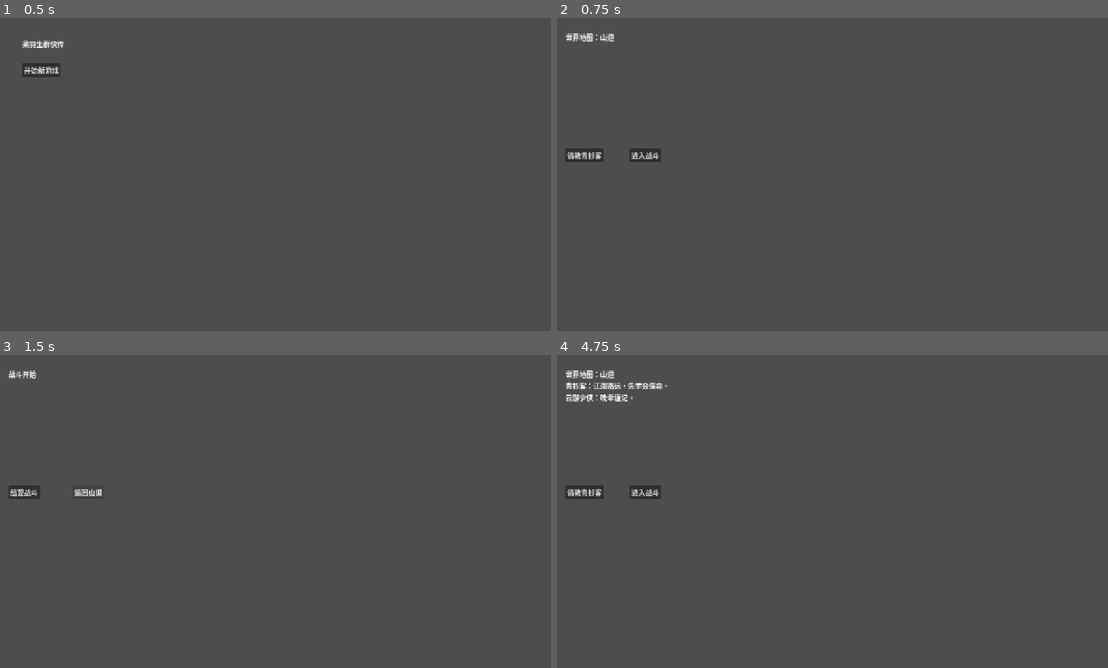
Above: before the commit, frames 1-4 (two rows, left to right).
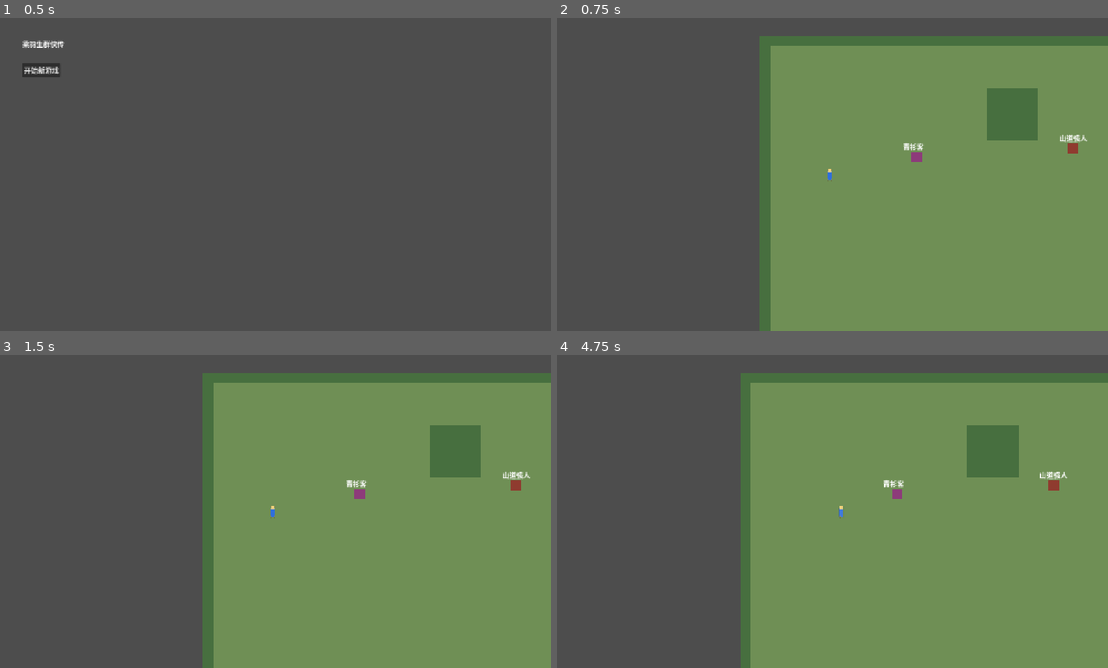
Above: after the commit, the same moments.

Repository: zhangyebo1991/liangyusheng-qunxiazhuan
Game: Godot game, scene res://scenes/boot.tscn
The game is run twice, just before and just after one commit, with the same random seed, the same clock (stepped at 60 frames per second) and the same inputs.
Inputs (mouse positions are in pixels of both pictures, inside the frame that each line leads up to):
- Up to frame 1 (0.5 s): no input
- Up to frame 2 (0.75 s): click "开始新游戏" at 0.5 s
- Up to frame 3 (1.5 s): click (88, 492) at 1.25 s, where only the run before the commit has a clickable "进入战斗"
- Up to frame 4 (4.75 s): click (579, 492) at 2 s, where only the run before the commit has a clickable "结算战斗"; click (645, 492) at 2.75 s, where only the run before the commit has a clickable "返回山道"; click (584, 492) at 3.5 s, where only the run before the commit has a clickable "请教青衫客"; tap Enter (confirm) at 4.25 s; move the mouse to (953, 495) at 4.27 s; hold D (move_right) from 4.28 s (still down); hold Enter (confirm) from 4.28 s (still down); click (953, 495) at 4.42 s; tap E (interact) at 4.55 s

Frame 1 is identical in both runs. In frame 2, 60% of the frame differs, in the area x 1-100%, y 4-100%; in frame 3, 60%; in frame 4, 64%.

Commit message:
feat: 添加山道探索场景

Diff:
--- /dev/null
+++ b/scenes/mountain_pass.tscn
@@ -0,0 +1,6 @@
+[gd_scene load_steps=2 format=3]
+
+[ext_resource type="Script" path="res://scripts/scenes/mountain_pass_screen.gd" id="1"]
+
+[node name="MountainPass" type="Node2D"]
+script = ExtResource("1")
--- /dev/null
+++ b/scripts/scenes/dialogue_box.gd
@@ -0,0 +1,59 @@
+extends CanvasLayer
+
+signal closed
+
+var panel: Panel
+var speaker_label: Label
+var text_label: Label
+var button: Button
+var lines: Array = []
+var index := 0
+
+func _ready() -> void:
+	panel = Panel.new()
+	panel.position = Vector2(120, 500)
+	panel.size = Vector2(1040, 160)
+	add_child(panel)
+
+	speaker_label = Label.new()
+	speaker_label.position = Vector2(24, 16)
+	speaker_label.size = Vector2(240, 28)
+	panel.add_child(speaker_label)
+
+	text_label = Label.new()
+	text_label.position = Vector2(24, 52)
+	text_label.size = Vector2(880, 56)
+	panel.add_child(text_label)
+
+	button = Button.new()
+	button.text = "继续"
+	button.position = Vector2(900, 104)
+	button.pressed.connect(_next_line)
+	panel.add_child(button)
+
+	hide()
+
+func open(next_lines: Array) -> void:
+	lines = next_lines
+	index = 0
+	if lines.is_empty():
+		lines = [{"speaker": "旁白", "text": "此人暂时无话可说。"}]
+	_show_line()
+	show()
+
+func _unhandled_input(event: InputEvent) -> void:
+	if visible and event.is_action_pressed("confirm"):
+		_next_line()
+
+func _show_line() -> void:
+	var line = lines[index]
+	speaker_label.text = str(line.get("speaker", ""))
+	text_label.text = str(line.get("text", ""))
+
+func _next_line() -> void:
+	index += 1
+	if index >= lines.size():
+		hide()
+		closed.emit()
+		return
+	_show_line()
--- /dev/null
+++ b/scripts/scenes/hud.gd
@@ -0,0 +1,34 @@
+extends CanvasLayer
+
+var quest_label: Label
+var prompt_label: Label
+var message_label: Label
+
+func _ready() -> void:
+	quest_label = Label.new()
+	quest_label.position = Vector2(24, 20)
+	quest_label.size = Vector2(520, 32)
+	add_child(quest_label)
+
+	prompt_label = Label.new()
+	prompt_label.position = Vector2(24, 640)
+	prompt_label.size = Vector2(520, 32)
+	add_child(prompt_label)
+
+	message_label = Label.new()
+	message_label.position = Vector2(24, 680)
+	message_label.size = Vector2(800, 32)
+	add_child(message_label)
+
+	set_quest_text("")
+	set_prompt("")
+	show_message("")
+
+func set_quest_text(text: String) -> void:
+	quest_label.text = text
+
+func set_prompt(text: String) -> void:
+	prompt_label.text = text
+
+func show_message(text: String) -> void:
+	message_label.text = text
--- a/scripts/scenes/main_menu_screen.gd
+++ b/scripts/scenes/main_menu_screen.gd
@@ -14,4 +14,4 @@
 
 func _start_new_game() -> void:
 	GameState.start_new_game()
-	SceneLoader.change_scene("res://scenes/world.tscn")
+	SceneLoader.change_scene("res://scenes/mountain_pass.tscn")
--- /dev/null
+++ b/scripts/scenes/map_interactable.gd
@@ -0,0 +1,55 @@
+extends Area2D
+
+signal clicked(interactable)
+signal player_entered(interactable)
+signal player_exited(interactable)
+
+var record: Dictionary = {}
+var label: Label
+
+func setup(next_record: Dictionary) -> void:
+	record = next_record.duplicate(true)
+	name = str(record.get("id", "MapInteractable"))
+	global_position = _read_position(record.get("position", {}))
+
+	var shape = CollisionShape2D.new()
+	var circle = CircleShape2D.new()
+	circle.radius = float(record.get("radius", 48.0))
+	shape.shape = circle
+	add_child(shape)
+
+	var visual = ColorRect.new()
+	visual.size = Vector2(24, 24)
+	visual.position = Vector2(-12, -12)
+	visual.color = Color("#8d3b7a") if record.get("type", "") == "npc" else Color("#8f3b2f")
+	add_child(visual)
+
+	label = Label.new()
+	label.text = str(record.get("name", ""))
+	label.position = Vector2(-32, -36)
+	label.size = Vector2(96, 24)
+	add_child(label)
+
+	input_event.connect(_on_input_event)
+	body_entered.connect(_on_body_entered)
+	body_exited.connect(_on_body_exited)
+
+func get_interaction_text() -> String:
+	return "按 E 与%s交互" % str(record.get("name", "此人"))
+
+func _on_input_event(_viewport: Node, event: InputEvent, _shape_idx: int) -> void:
+	if event is InputEventMouseButton and event.pressed and event.button_index == MOUSE_BUTTON_LEFT:
+		clicked.emit(self)
+
+func _on_body_entered(body: Node) -> void:
+	if body.has_method("set_current_interactable"):
+		player_entered.emit(self)
+
+func _on_body_exited(body: Node) -> void:
+	if body.has_method("set_current_interactable"):
+		player_exited.emit(self)
+
+func _read_position(value: Variant) -> Vector2:
+	if typeof(value) == TYPE_DICTIONARY:
+		return Vector2(float(value.get("x", 0.0)), float(value.get("y", 0.0)))
+	return Vector2.ZERO
--- /dev/null
+++ b/scripts/scenes/mountain_pass_screen.gd
@@ -0,0 +1,188 @@
+extends Node2D
+
+const PlayerControllerScript = preload("res://scripts/scenes/player_controller.gd")
+const MapInteractableScript = preload("res://scripts/scenes/map_interactable.gd")
+const HudScript = preload("res://scripts/scenes/hud.gd")
+const DialogueBoxScript = preload("res://scripts/scenes/dialogue_box.gd")
+const DialogueSystemScript = preload("res://scripts/systems/dialogue_system.gd")
+const MapObjectSpawnerScript = preload("res://scripts/systems/map_object_spawner.gd")
+
+var player
+var hud
+var dialogue_box
+var dialogue_system = DialogueSystemScript.new()
+var spawner = MapObjectSpawnerScript.new()
+var map_data: Dictionary = {}
+var interactables: Array = []
+
+func _ready() -> void:
+	dialogue_system.set_repository(DataRepository)
+	map_data = DataRepository.get_map("mountain_pass")
+	if map_data.is_empty():
+		push_error("无法读取山道地图配置。")
+		map_data = {"spawn_position": {"x": 160, "y": 320}, "objects": []}
+
+	_create_terrain()
+	_create_player()
+	_create_camera()
+	_create_ui()
+	_spawn_objects()
+	_update_quest_text()
+
+func _process(_delta: float) -> void:
+	_update_nearest_interactable()
+
+func _create_terrain() -> void:
+	var terrain = TileMapLayer.new()
+	terrain.name = "Terrain"
+	add_child(terrain)
+
+	var background = ColorRect.new()
+	background.color = Color("#6f8f55")
+	background.size = Vector2(1280, 720)
+	background.position = Vector2(0, 0)
+	add_child(background)
+	move_child(background, 0)
+
+	_add_obstacle(Rect2(0, 0, 1280, 24))
+	_add_obstacle(Rect2(0, 696, 1280, 24))
+	_add_obstacle(Rect2(0, 0, 24, 720))
+	_add_obstacle(Rect2(1256, 0, 24, 720))
+	_add_obstacle(Rect2(520, 120, 120, 120))
+	_add_obstacle(Rect2(900, 380, 160, 120))
+
+func _add_obstacle(rect: Rect2) -> void:
+	var body = StaticBody2D.new()
+	body.position = rect.position
+	var shape = CollisionShape2D.new()
+	var rectangle = RectangleShape2D.new()
+	rectangle.size = rect.size
+	shape.shape = rectangle
+	shape.position = rect.size / 2.0
+	body.add_child(shape)
+	add_child(body)
+
+	var visual = ColorRect.new()
+	visual.color = Color("#476f3f")
+	visual.position = rect.position
+	visual.size = rect.size
+	add_child(visual)
+
+func _create_player() -> void:
+	player = PlayerControllerScript.new()
+	player.name = "Player"
+	player.global_position = _read_spawn_position()
+	player.position_changed.connect(_on_player_position_changed)
+	player.interact_requested.connect(_interact_with)
+	add_child(player)
+
+func _create_camera() -> void:
+	var camera = Camera2D.new()
+	camera.position_smoothing_enabled = true
+	player.add_child(camera)
+	camera.make_current()
+
+func _create_ui() -> void:
+	hud = HudScript.new()
+	add_child(hud)
+	dialogue_box = DialogueBoxScript.new()
+	add_child(dialogue_box)
+
+func _spawn_objects() -> void:
+	var records = spawner.get_spawn_records(map_data, GameState.map_state.resolved_objects)
+	for record in records:
+		var interactable = MapInteractableScript.new()
+		interactable.setup(record)
+		interactable.clicked.connect(_on_interactable_clicked)
+		interactable.player_entered.connect(_on_interactable_entered)
+		interactable.player_exited.connect(_on_interactable_exited)
+		interactables.append(interactable)
+		add_child(interactable)
+
+func _update_nearest_interactable() -> void:
+	var nearest = null
+	var best_distance := INF
+	for interactable in interactables:
+		var distance = player.global_position.distance_to(interactable.global_position)
+		var radius = float(interactable.record.get("radius", 48.0))
+		if distance <= radius and distance < best_distance:
+			nearest = interactable
+			best_distance = distance
+	player.set_current_interactable(nearest)
+	hud.set_prompt(nearest.get_interaction_text() if nearest != null else "")
+
+func _interact_with(interactable) -> void:
+	if interactable == null:
+		return
+	match str(interactable.record.get("type", "")):
+		"npc":
+			_talk_to_npc(interactable.record)
+		"battle_trigger":
+			_start_battle(interactable.record)
+
+func _talk_to_npc(record: Dictionary) -> void:
+	var quest_id = str(record.get("quest_id", ""))
+	var status = GameState.quest_system.get_status(quest_id)
+	if status == "not_started":
+		GameState.quest_system.start_quest(quest_id)
+		dialogue_box.open(dialogue_system.get_lines(str(record.get("dialogue_id", ""))))
+		hud.show_message("任务开始：山道试剑")
+	elif status == "ready_to_complete":
+		GameState.quest_system.complete_quest(quest_id)
+		GameState.party.add_item("herb_small", 1)
+		GameState.map_state.mark_reward_claimed(quest_id)
+		dialogue_box.open(dialogue_system.get_lines("mountain_pass_complete"))
+		hud.show_message("获得：小还丹")
+	else:
+		dialogue_box.open(dialogue_system.get_lines(str(record.get("dialogue_id", ""))))
+	_update_quest_text()
+
+func _start_battle(record: Dictionary) -> void:
+	var quest_id = str(record.get("quest_id", ""))
+	if GameState.quest_system.get_status(quest_id) == "not_started":
+		hud.show_message("先与青衫客交谈。")
+		return
+	GameState.set_battle_context({
+		"enemy_id": str(record.get("actor_id", "")),
+		"source_map_id": "mountain_pass",
+		"source_object_id": str(record.get("id", "")),
+		"quest_id": quest_id,
+		"return_position": {
+			"x": player.global_position.x,
+			"y": player.global_position.y,
+		},
+	})
+	SceneLoader.change_scene("res://scenes/battle.tscn")
+
+func _on_interactable_clicked(interactable) -> void:
+	var radius = float(interactable.record.get("radius", 48.0))
+	if player.global_position.distance_to(interactable.global_position) <= radius:
+		_interact_with(interactable)
+	else:
+		hud.show_message("距离太远。")
+
+func _on_interactable_entered(interactable) -> void:
+	hud.set_prompt(interactable.get_interaction_text())
+
+func _on_interactable_exited(_interactable) -> void:
+	hud.set_prompt("")
+
+func _on_player_position_changed(position: Vector2) -> void:
+	GameState.set_player_position(position)
+
+func _update_quest_text() -> void:
+	var status = GameState.quest_system.get_status("quest_mountain_trial")
+	if status == "active":
+		hud.set_quest_text("山道试剑：击退前方强人")
+	elif status == "ready_to_complete":
+		hud.set_quest_text("山道试剑：回去向青衫客复命")
+	elif status == "completed":
+		hud.set_quest_text("山道试剑：已完成")
+	else:
+		hud.set_quest_text("")
+
+func _read_spawn_position() -> Vector2:
+	if GameState.map_state.current_map_id == "mountain_pass":
+		return GameState.map_state.player_position
+	var spawn = map_data.get("spawn_position", {})
+	return Vector2(float(spawn.get("x", 160.0)), float(spawn.get("y", 320.0)))
